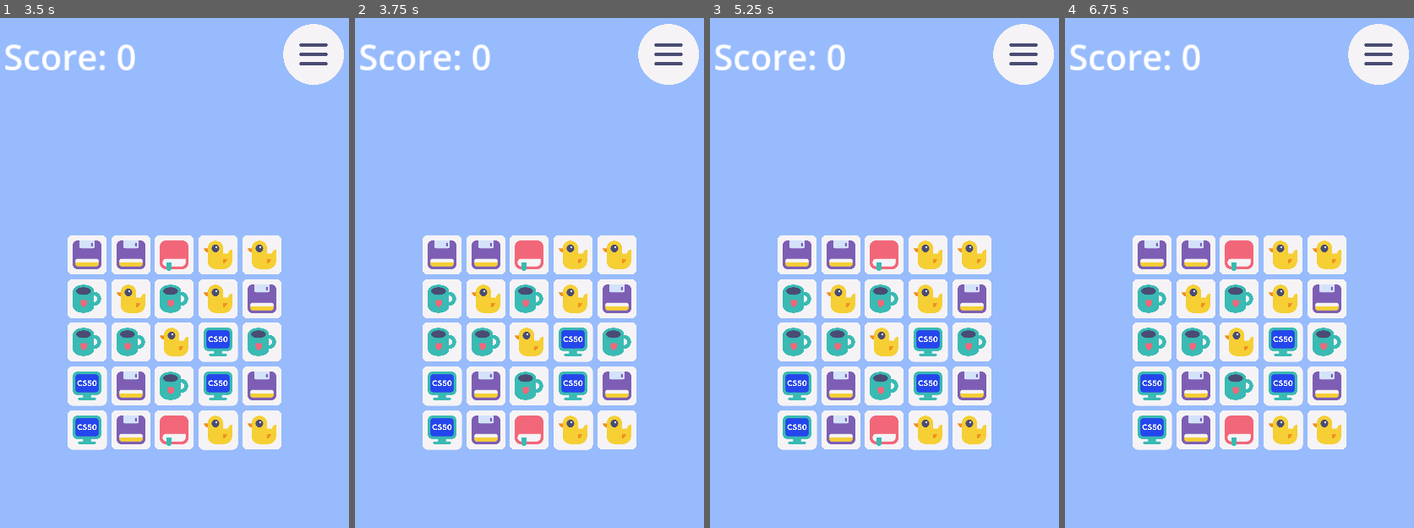
Above: before the commit, frames 1-4 (left to right).
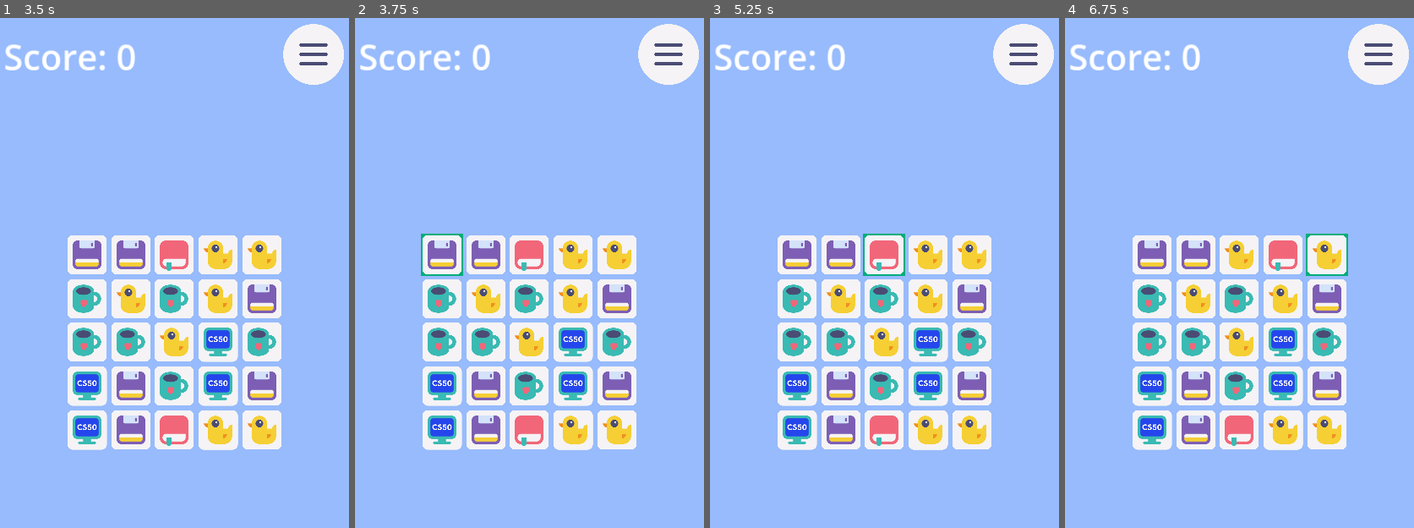
Above: after the commit, the same moments.

Repository: raydtutto/cs50x-2024-final-project
Game: Godot game, scene res://scenes/game.tscn
The game is run twice, just before and just after one commit, with the same random seed, the same clock (stepped at 60 frames per second) and the same inputs.
Inputs (mouse positions are in pixels of both pictures, inside the frame that each line leads up to):
- Up to frame 1 (3.5 s): click "Start" at 0.5 s; click (314, 53) at 1.25 s; click (314, 53) at 2 s; click (314, 53) at 2.75 s
- Up to frame 2 (3.75 s): tap Enter at 3.5 s; move the mouse to (442, 252) at 3.52 s; click (442, 252) at 3.67 s
- Up to frame 3 (5.25 s): tap Space at 4.25 s; move the mouse to (839, 252) at 4.27 s; click (839, 252) at 4.42 s; tap Enter at 5 s; move the mouse to (884, 252) at 5.02 s; click (884, 252) at 5.17 s
- Up to frame 4 (6.75 s): tap Space at 5.75 s; move the mouse to (1281, 252) at 5.77 s; click (1281, 252) at 5.92 s; tap Enter at 6.5 s; move the mouse to (1326, 252) at 6.52 s; click (1326, 252) at 6.67 s

Frame 1 is identical in both runs. In frame 2, 0.2% of the frame differs, in the area x 18-31%, y 42-51%; in frame 3, 0.2%; in frame 4, 1.1%, in the area x 45-82%, y 42-51%.

Commit message:
master | scenes | board WIP

Diff:
--- a/scenes/levels/level_1.tscn
+++ b/scenes/levels/level_1.tscn
@@ -50,6 +50,7 @@
 item_scene = Array[PackedScene]([ExtResource("2_cuypk"), ExtResource("3_cb4x0"), ExtResource("4_uniwt"), ExtResource("5_4ebei"), ExtResource("6_gvn5p")])
 tileBG = ExtResource("2_iban4")
 height = 5
+patterns = Array[PackedVector2Array]([PackedVector2Array(-1, 0, 1, 0), PackedVector2Array(0, -1, 0, 1), PackedVector2Array(1, 0, 2, 0), PackedVector2Array(0, 1, 0, 2), PackedVector2Array(-1, 0, -2, 0), PackedVector2Array(0, -1, 0, -2)])
 
 [node name="Button" type="Button" parent="."]
 layout_mode = 1
--- a/scenes/tile_bg.tscn
+++ b/scenes/tile_bg.tscn
@@ -1,6 +1,9 @@
-[gd_scene load_steps=2 format=3 uid="uid://bby3ifx7scp4b"]
+[gd_scene load_steps=3 format=3 uid="uid://bby3ifx7scp4b"]
 
 [ext_resource type="Script" path="res://scripts/item.gd" id="1_62rub"]
+
+[sub_resource type="StyleBoxFlat" id="StyleBoxFlat_meyw1"]
+bg_color = Color(0, 0.677159, 0.484116, 1)
 
 [node name="TileBg" type="Control"]
 custom_minimum_size = Vector2(120, 120)
@@ -13,7 +16,7 @@
 size_flags_vertical = 4
 script = ExtResource("1_62rub")
 
-[node name="Panel" type="Panel" parent="."]
+[node name="select" type="Panel" parent="."]
 visible = false
 layout_mode = 1
 anchors_preset = 15
@@ -22,9 +25,11 @@
 grow_horizontal = 2
 grow_vertical = 2
 mouse_filter = 1
+theme_override_styles/panel = SubResource("StyleBoxFlat_meyw1")
 
 [node name="holder" type="Control" parent="."]
 layout_mode = 1
+anchors_preset = 8
 anchor_left = 0.5
 anchor_top = 0.5
 anchor_right = 0.5
--- a/scripts/Enums.gd
+++ b/scripts/Enums.gd
@@ -1,3 +1,4 @@
 extends Node
 
+# List of colors
 enum ItemTypes { UNKNOWN, BLUE, GREEN, RED, VIOLET, YELLOW };
--- a/scripts/grid_container.gd
+++ b/scripts/grid_container.gd
@@ -2,21 +2,27 @@
 
 @export var item_scene: Array[PackedScene]
 @export var tileBG: PackedScene
-
 @export var height: int = 9
+@export var patterns: Array[PackedVector2Array]
 
 var board = [] # 2D array for items
 
+var last_tile = null
+
+
+# Called when the node enters the scene tree for the first time.
 func _ready():
+	assert(patterns.size() > 0, "patterns should be properly filled")
 	start()
-	#hide()
 
+
+# Start
 func start():
 	initialize_items_array()
-	#spawn_items()
 	show()
 
-# Initialize the all_items 2D array
+
+# Initialize the board 2D array
 func initialize_items_array():
 	for x in range(self.columns):
 		board.append([])
@@ -24,45 +30,108 @@
 			board[x].append(null)
 			var temp_item = tileBG.instantiate()
 			add_child(temp_item)
+			# todo connect touch_process to temp_item.on_touch
+			temp_item.connect("on_touch", touch_process)
 			board[x][y] = temp_item
 			temp_item.name = "x{0}_y{1}".format([x, y])
 			var m3item = item_scene.pick_random()
-			temp_item.create_item(m3item, true)
+			temp_item.create_item(m3item, x, y, true)
 			var loops = 0
 			# Avoid matching items
 			while match_at(x, y, temp_item.get_color()) and loops < 100:
 				m3item = item_scene.pick_random()
-				temp_item.create_item(m3item, true)
+				temp_item.create_item(m3item, x, y, true)
 				loops += 1
-			print(loops)
+			#print(loops)	# DEBUG
 
 
+# todo func swap
+func swap(a, b, skip_update: bool=false):
+	print("swap a: ", a.x_pos, a.y_pos, " b: ", b.x_pos, b.y_pos)	# DEBUG
+	var temp_a = a.get_item()
+	var temp_b = b.get_item()
 
-## Randomize items and add to the grid
-#func spawn_items():
-	#for i in range(self.columns):
-		#for j in range(height):
-			#var item = item_scene.pick_random().instantiate()
-			#var loops = 0
-			## Avoid matching items
-			##while match_at(i, j, item.color) and loops < 100:
-				##item = item_scene.pick_random().instantiate()
-				##loops += 1
-			## Add item to the GridContainer
-			#add_child(item)
-			##all_items[i][j] = item  # Track the item in the 2D array
-	##print(all_items)
+	if temp_a != null:
+		temp_a.reparent(b.get_holder())
+	if temp_b != null:
+		temp_b.reparent(a.get_holder())
+	a.set_item(temp_b)
+	b.set_item(temp_a)
 
-# Check for matches in rows or columns
-func match_at(i, j, color):
-	# Check column matches
-	if i > 1 and board[i - 1][j] != null and board[i - 2][j] != null:
-		if board[i - 1][j].get_color() == color and board[i - 2][j].get_color() == color:
+	if a.get_item() != null:
+		a.get_item().position = Vector2(-60, -60)
+	if b.get_item() != null:
+		b.get_item().position = Vector2(-60, -60)
+
+	if not skip_update:
+		update_matches()
+
+
+# todo func touch_process x y
+func touch_process(tile):
+	print("x: ", tile.x_pos, " y: ", tile.y_pos)    # DEBUG
+	if last_tile:
+		last_tile.set_select(false)
+
+	if last_tile and last_tile != tile:
+		if (last_tile.x_pos + 1 == tile.x_pos && last_tile.y_pos == tile.y_pos) || (last_tile.x_pos - 1 == tile.x_pos && last_tile.y_pos == tile.y_pos) || (last_tile.y_pos + 1 == tile.y_pos && last_tile.x_pos == tile.x_pos) || (last_tile.y_pos - 1 == tile.y_pos && last_tile.x_pos == tile.x_pos):
+			swap(last_tile, tile)
+			last_tile = null
+			return
+	tile.set_select(true)
+	last_tile = tile
+
+
+# Check for matches in rows and columns
+func match_at(x, y, color):
+	for pattern in patterns:
+		assert(pattern.size() > 0, "No patterns")
+		var size = pattern.size()
+		for search in pattern:
+			if x + search.x >= 0 && y + search.y >= 0 && board.size() > x + search.x && board[x + search.x].size() > y + search.y && board[x + search.x][y + search.y] != null && board[x + search.x][y + search.y].get_color() == color:
+				size -= 1
+		if size == 0:
 			return true
+	return false
 
-	# Check row matches
-	if j > 1 and board[i][j - 1] != null and board[i][j - 2] != null:
-		if board[i][j - 1].get_color() == color and board[i][j - 2].get_color() == color:
-			return true
 
-	return false
+func update_matches():
+#	Free board
+	var matched_tiles = []
+	for row in board:
+		for tile in row:
+			if match_at(tile.x_pos, tile.y_pos, tile.get_color()):
+				matched_tiles.append(tile)
+	print(matched_tiles)
+	for tile in matched_tiles:
+		# TODO: add score
+		tile.get_item().free()
+		tile.set_item(null)
+
+#	Check board from bottom to top
+	var updated:bool=false
+	for i in range(board.size()-1, -1, -1):
+		var row = board[i]
+		print("row: ", row)
+		for tile in row:
+			if tile.get_item() == null:
+				print("NULL: ", tile.name, " position: ", tile.x_pos, tile.y_pos)
+				check_top_tiles(tile)
+				#if check_top_tiles(tile) > 0:
+					#updated = true
+	#if updated:
+		#update_matches()
+
+
+func check_top_tiles(tile):
+	var count:int = 0
+	if tile.get_item() == null:
+		for x in range(0, tile.x_pos+1):
+			if tile.x_pos - x >= 0:
+				swap(tile, board[tile.x_pos - x][tile.y_pos], true)
+		for x in range(0, tile.x_pos+1):
+			if tile.get_item() == null:
+				count += 1
+				var m3item = item_scene.pick_random()
+				tile.create_item(m3item, tile.x_pos, tile.y_pos, true)
+	return count
--- a/scripts/item.gd
+++ b/scripts/item.gd
@@ -1,6 +1,11 @@
 extends Control
 
 @export var m3item : Node
+
+signal on_touch
+
+var x_pos
+var y_pos
 
 
 # Called when the node enters the scene tree for the first time.
@@ -8,21 +13,43 @@
 	pass
 
 
+# Check mouse event
 func _gui_input(event):
 	if event is InputEventMouseButton:
 		if event.button_index == MOUSE_BUTTON_LEFT and event.pressed:
-			print("Touched node: ", self.name, " ", "Position: ", global_position);
+			print("Touched node: ", self.name, " ", "Position: ", x_pos, y_pos);
+			on_touch.emit(self)
 
 
-func create_item(item: PackedScene, instantly: bool=false):
+# Add item to board
+func create_item(item: PackedScene, x:int, y:int, instantly: bool=false):
 	m3item = item.instantiate()
 	$holder.add_child(m3item)
+	# Add coordinates
+	x_pos = x
+	y_pos = y
 	pass
 
 
-func get_item() -> Node:
+# Return item
+func get_item() -> Control:
 	return m3item
 
+func set_item(item: Control):
+	m3item = item
+
+
+func get_holder() -> Control:
+	return $holder
+
+
+func set_select(value: bool):
+	if value:
+		$select.show()
+	else:
+		$select.hide()
+
+# Return item's color
 func get_color() -> Enums.ItemTypes:
 	if m3item:
 		return m3item.color
